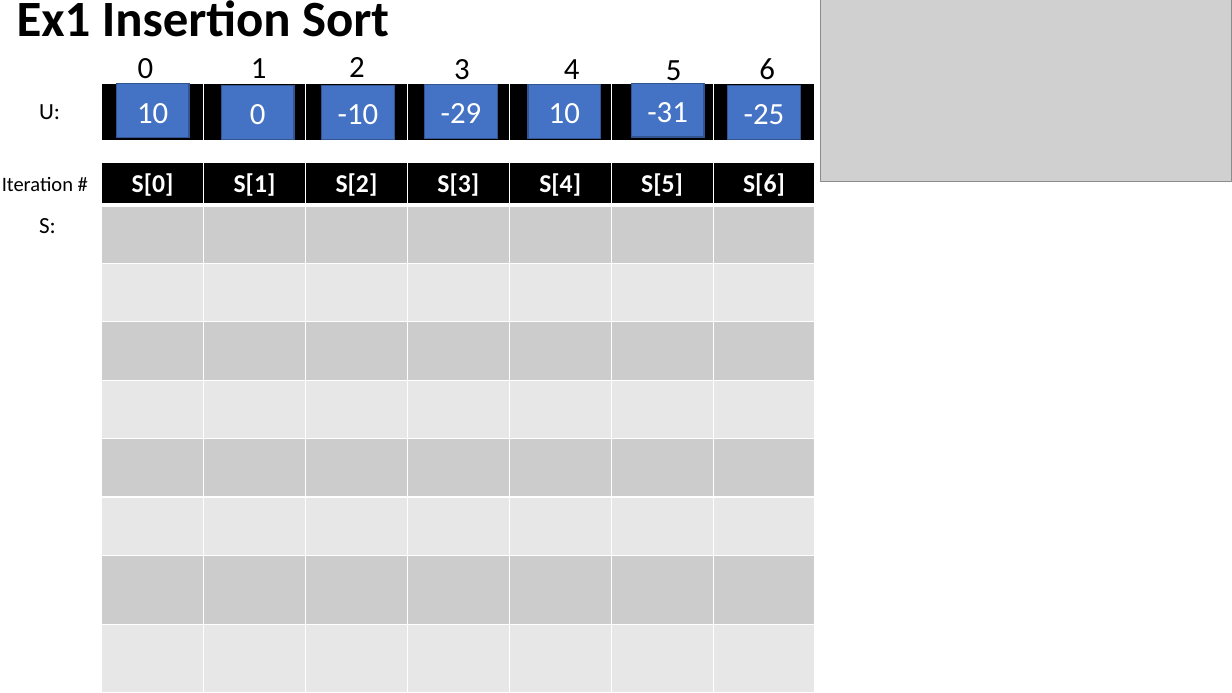
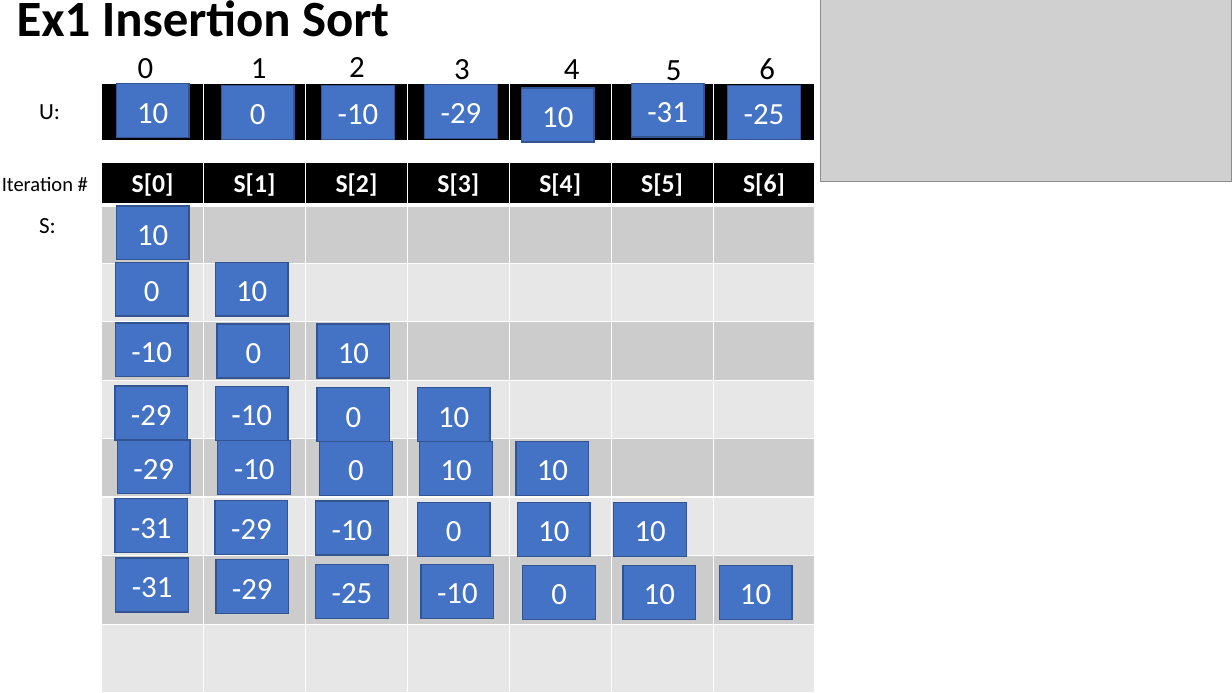
Before and after one commit to ganglix/CMPT141_lecture_code_2023_fall, a slide deck: slide 1 of week_10/ch17_ex1_demo1_ex2_ex4_solution.pptx. Drawn at 1232x693 pixels with LibreOffice and Linux fonts; fonts in the diff are those of the drawing; grey boxes stand for pictures. Boxes give left, top, right and bottom in pixels: in the first picture for what was removed or moved away, otherwise in the second. Text is boxed around its words. In the diff, an @@ line names an element or a change of style, - is before the commit and + after.

```diff
--- a/week_10/ch17_ex1_demo1_ex2_ex4_solution.pptx
+++ b/week_10/ch17_ex1_demo1_ex2_ex4_solution.pptx
@@ rectangle added at <box>521,88,594,141</box>, fill #4472C4, outline #325491 1 pt, 24 pt, text #FFFFFF @@
+10
@@ rectangle added at <box>116,206,189,260</box>, fill #4472C4, outline #325491 1 pt, 24 pt, text #FFFFFF @@
+10
@@ rectangle added at <box>116,262,189,316</box>, fill #4472C4, outline #325491 1 pt, 24 pt, text #FFFFFF @@
+0
@@ rectangle added at <box>215,262,288,316</box>, fill #4472C4, outline #325491 1 pt, 24 pt, text #FFFFFF @@
+10
@@ rectangle added at <box>116,323,189,377</box>, fill #4472C4, outline #325491 1 pt, 24 pt, text #FFFFFF @@
+-10
@@ rectangle added at <box>217,324,290,378</box>, fill #4472C4, outline #325491 1 pt, 24 pt, text #FFFFFF @@
+0
@@ rectangle added at <box>317,324,390,378</box>, fill #4472C4, outline #325491 1 pt, 24 pt, text #FFFFFF @@
+10
@@ rectangle added at <box>115,386,188,440</box>, fill #4472C4, outline #325491 1 pt, 24 pt, text #FFFFFF @@
+-29
@@ rectangle added at <box>215,386,288,440</box>, fill #4472C4, outline #325491 1 pt, 24 pt, text #FFFFFF @@
+-10
@@ rectangle added at <box>317,388,390,442</box>, fill #4472C4, outline #325491 1 pt, 24 pt, text #FFFFFF @@
+0
@@ rectangle added at <box>418,388,491,442</box>, fill #4472C4, outline #325491 1 pt, 24 pt, text #FFFFFF @@
+10
@@ rectangle added at <box>117,440,190,494</box>, fill #4472C4, outline #325491 1 pt, 24 pt, text #FFFFFF @@
+-29
@@ rectangle added at <box>218,441,291,494</box>, fill #4472C4, outline #325491 1 pt, 24 pt, text #FFFFFF @@
+-10
@@ rectangle added at <box>320,442,393,495</box>, fill #4472C4, outline #325491 1 pt, 24 pt, text #FFFFFF @@
+0
@@ rectangle added at <box>420,442,493,495</box>, fill #4472C4, outline #325491 1 pt, 24 pt, text #FFFFFF @@
+10
@@ rectangle "10": place and size @@
-rectangle "10" at <box>528,85,601,139</box>
+rectangle "10" at <box>516,442,589,495</box>
@@ rectangle added at <box>115,499,188,553</box>, fill #4472C4, outline #325491 1 pt, 24 pt, text #FFFFFF @@
+-31
@@ rectangle added at <box>215,501,288,555</box>, fill #4472C4, outline #325491 1 pt, 24 pt, text #FFFFFF @@
+-29
@@ rectangle added at <box>316,501,389,555</box>, fill #4472C4, outline #325491 1 pt, 24 pt, text #FFFFFF @@
+-10
@@ rectangle added at <box>418,503,491,556</box>, fill #4472C4, outline #325491 1 pt, 24 pt, text #FFFFFF @@
+0
@@ rectangle added at <box>518,503,591,556</box>, fill #4472C4, outline #325491 1 pt, 24 pt, text #FFFFFF @@
+10
@@ rectangle added at <box>614,503,687,556</box>, fill #4472C4, outline #325491 1 pt, 24 pt, text #FFFFFF @@
+10
@@ rectangle added at <box>116,558,189,612</box>, fill #4472C4, outline #325491 1 pt, 24 pt, text #FFFFFF @@
+-31
@@ rectangle added at <box>216,560,289,614</box>, fill #4472C4, outline #325491 1 pt, 24 pt, text #FFFFFF @@
+-29
@@ rectangle added at <box>316,565,389,618</box>, fill #4472C4, outline #325491 1 pt, 24 pt, text #FFFFFF @@
+-25
@@ rectangle added at <box>421,565,494,618</box>, fill #4472C4, outline #325491 1 pt, 24 pt, text #FFFFFF @@
+-10
@@ rectangle added at <box>523,566,596,619</box>, fill #4472C4, outline #325491 1 pt, 24 pt, text #FFFFFF @@
+0
@@ rectangle added at <box>623,566,696,619</box>, fill #4472C4, outline #325491 1 pt, 24 pt, text #FFFFFF @@
+10
@@ rectangle added at <box>719,566,792,619</box>, fill #4472C4, outline #325491 1 pt, 24 pt, text #FFFFFF @@
+10
```
Also in this commit, not shown: 5 other slides changed, 4 other files.
